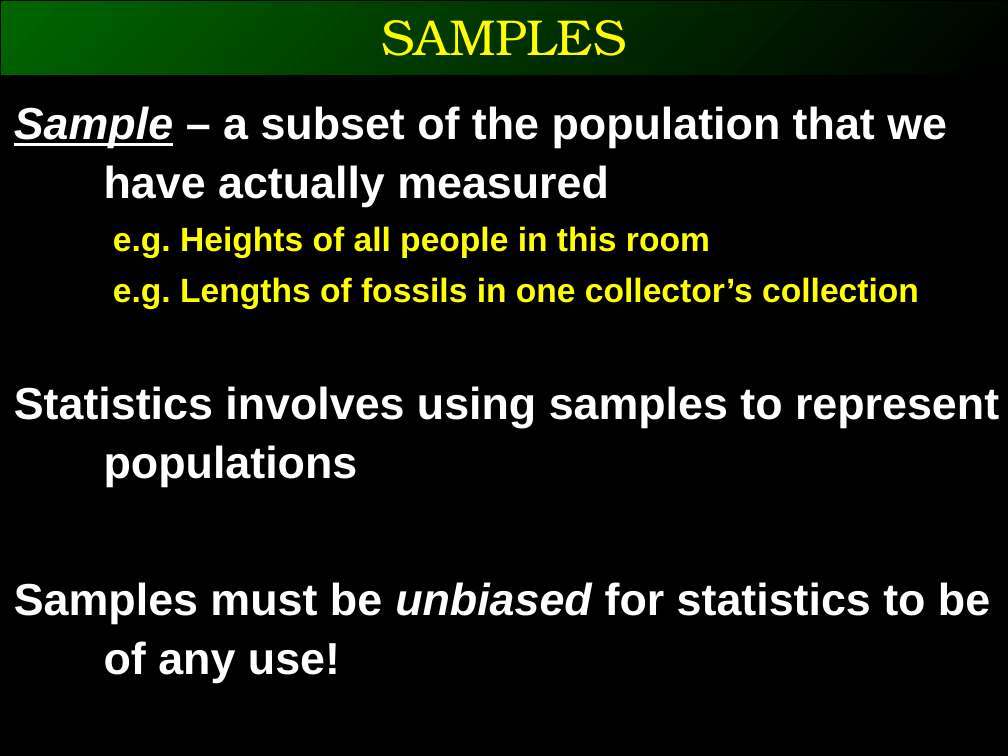
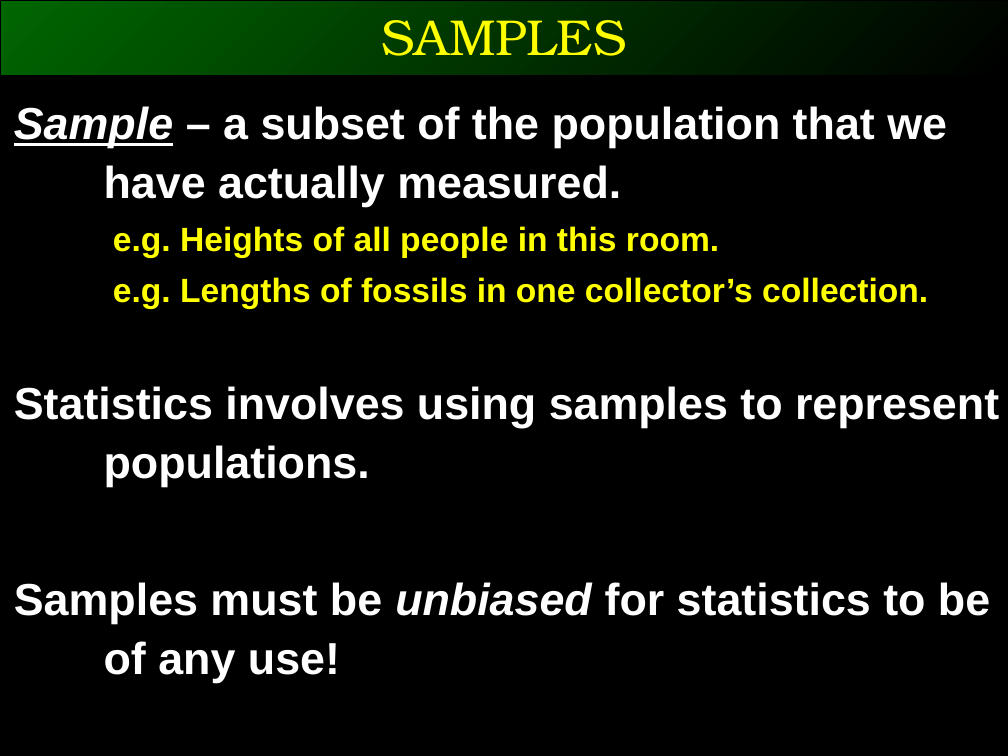
Before and after one commit to ggorman/Introduction-to-stats-for-geoscientists, a slide deck: slide 5 of slides/CSFG5.pptx. Drawn at 1008x756 pixels with LibreOffice and Linux fonts; fonts in the diff are those of the drawing. Boxes give left, top, right and bottom in pixels: in the first picture for what was removed or moved away, otherwise in the second. Text is boxed around its words. In the diff, an @@ line names an element or a change of style, - is before the commit and + after.

```diff
--- a/slides/CSFG5.pptx
+++ b/slides/CSFG5.pptx
@@ text at (14,106,999,487): text changed @@
-Sample – a subset of the population that we have actually measured
-e.g. Heights of all people in this room
-e.g. Lengths of fossils in one collector’s collection
-Statistics involves using samples to represent populations
+Sample – a subset of the population that we have actually measured.
+e.g. Heights of all people in this room.
+e.g. Lengths of fossils in one collector’s collection.
+Statistics involves using samples to represent populations.
```
Also in this commit, not shown: 13 other slides changed, 2 slides added, 1 slide removed.
